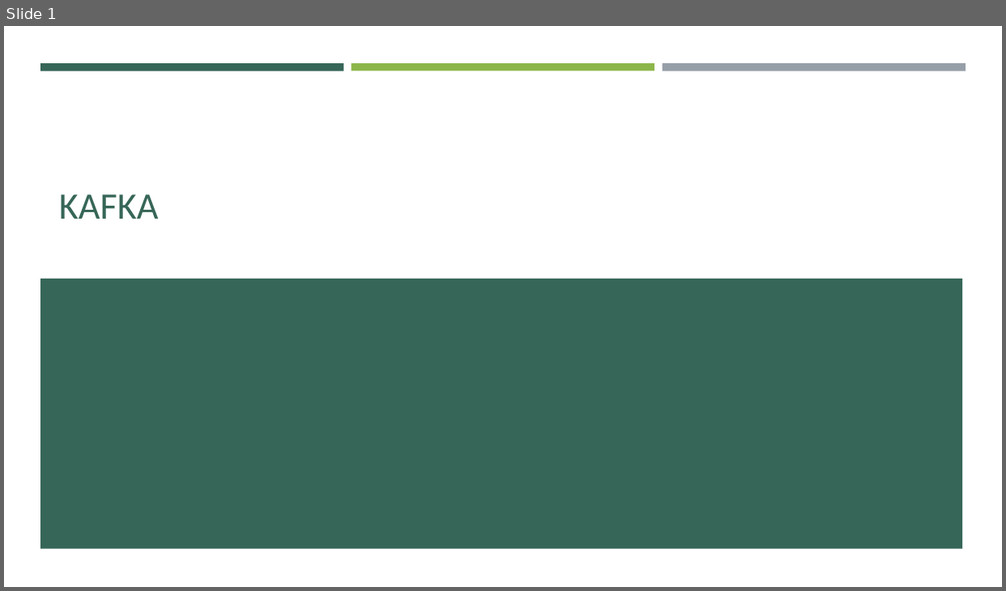
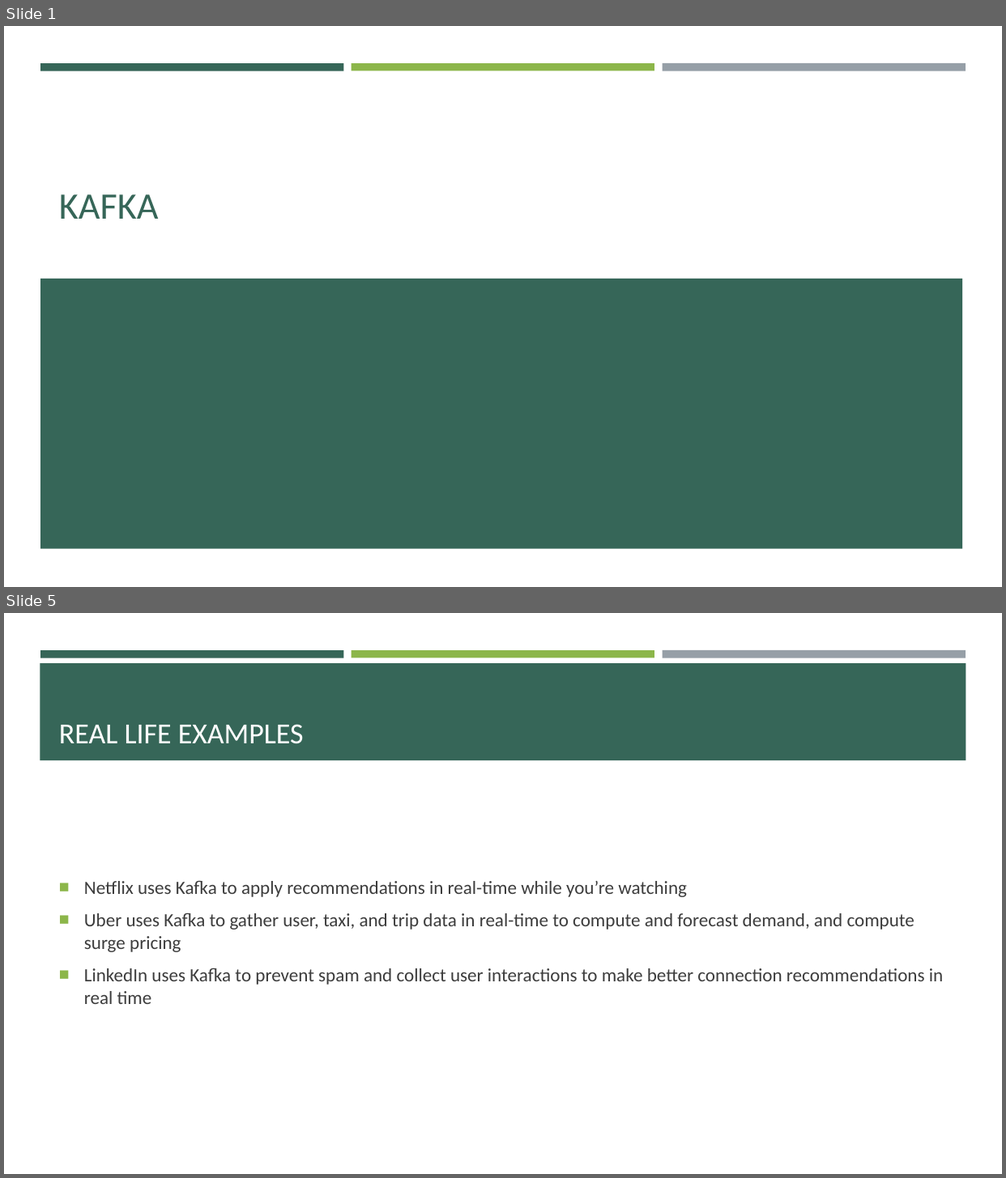
Before and after one commit to e-m-wilson/data_engineering, a slide deck: kafka/Kafka.pptx. Shown one above the other, each under a label of ours: slide 1 before the commit, slides 1 and 5 after it; the slides between them are not shown. The pictures are 1006x591 and 1006x1178 pixels, drawn with LibreOffice and Linux fonts; fonts in the diff are those of the drawing. Boxes give left, top, right and bottom in pixels: in the first picture for what was removed or moved away, otherwise in the second. Text is boxed around its words. In the diff, an @@ line names an element or a change of style, - is before the commit and + after.

```diff
--- a/kafka/Kafka.pptx
+++ b/kafka/Kafka.pptx
@@ slide 5 added at (x1=4, y1=613, x2=1002, y2=1174), background #FFFFFF; not listed: 3 template elements that a slide beside it also shows @@
@@ rectangle added at (x1=40, y1=663, x2=966, y2=760), fill #366658 @@
@@ title added at (x1=59, y1=724, x2=304, y2=744), 28 pt, text #FFFFFF @@
+REAL LIFE EXAMPLES
@@ text added at (x1=84, y1=880, x2=943, y2=1004), 18 pt, text #3D3D3D @@
+■ Netflix uses Kafka to apply recommendations in real-time while you’re watching
+■ Uber uses Kafka to gather user, taxi, and trip data in real-time to compute and forecast demand, and compute surge pricing
+■ LinkedIn uses Kafka to prevent spam and collect user interactions to make better connection recommendations in real time
```
Also in this commit, not shown: 3 other slides added, 5 other files.
